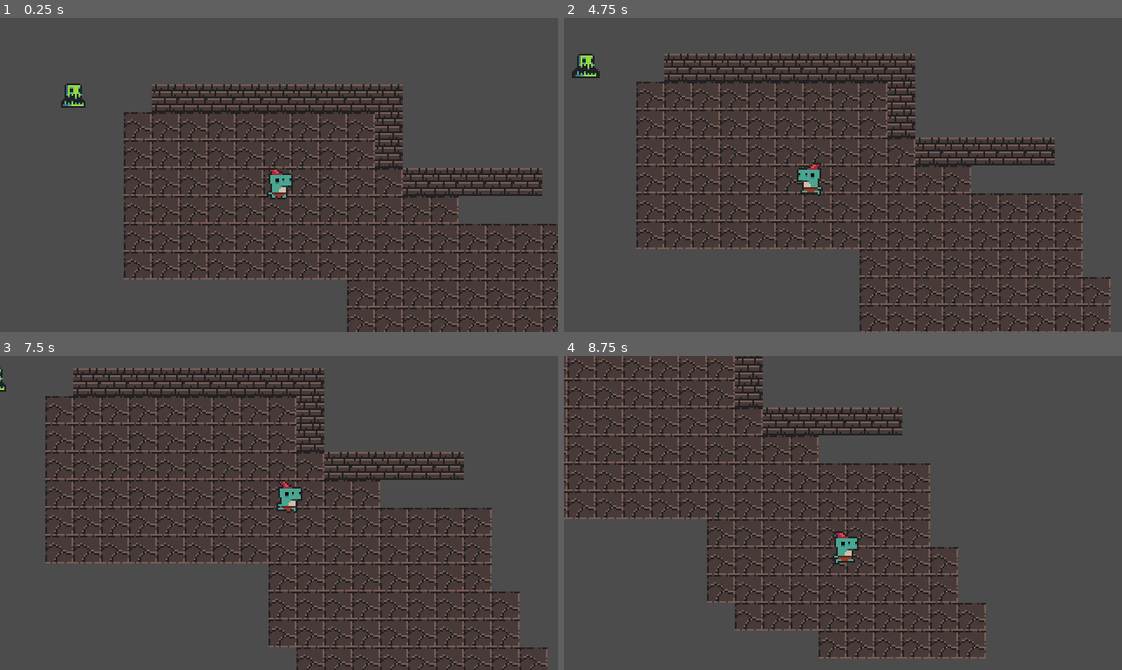
Above: before the commit, frames 1-4 (two rows, left to right).
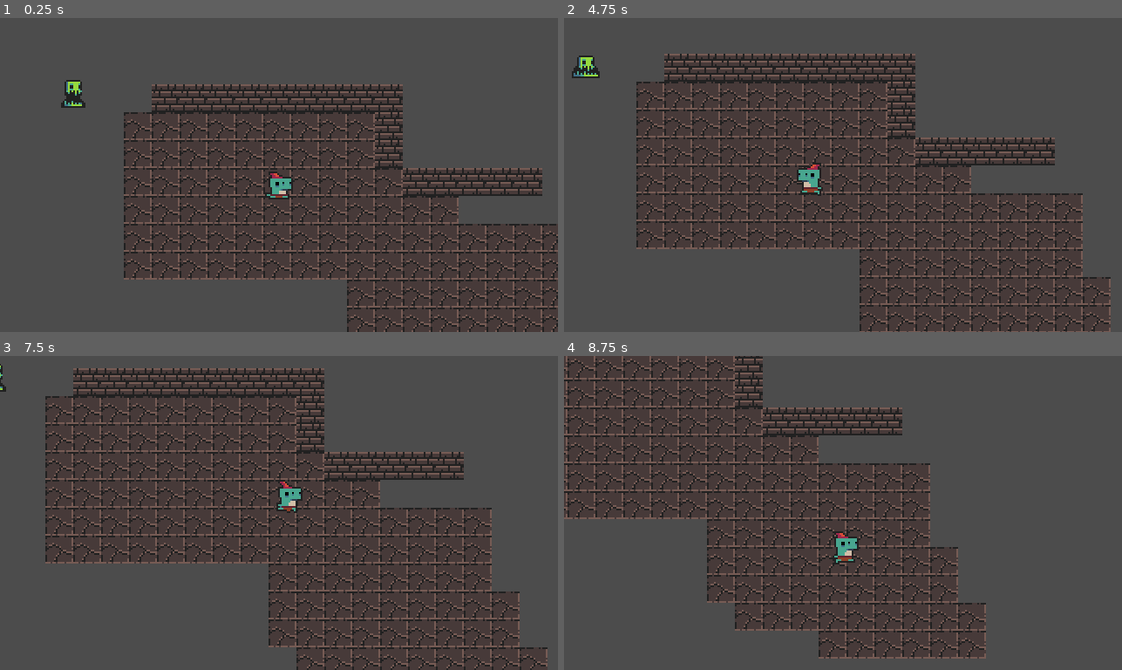
Above: after the commit, the same moments.

Repository: Lynneo002/top-down-food-shooter
Game: Godot game, scene res://Node2D.tscn
Same seed, same stepped clock (60 frames per second), same inputs: the game is played once before the commit and once after it.
Inputs:
- Up to frame 1 (0.25 s): no input
- Up to frame 2 (4.75 s): hold Right (ui_right) 0.53-1.28 s; hold Down (ui_down) 1.28-2.03 s; hold Right (ui_right) 2.03-2.78 s; hold Up (ui_up) 2.78-3.53 s; hold Left (ui_left) from 3.53 s (still down)
- Up to frame 3 (7.5 s): release Left (ui_left) at 5.03 s; hold Down (ui_down) 5.03-5.78 s; hold Right (ui_right) 5.78-6.53 s; hold Up (ui_up) 6.53-7.28 s; hold Right (ui_right) from 7.28 s (still down)
- Up to frame 4 (8.75 s): release Right (ui_right) at 8.03 s; hold Down (ui_down) from 8.03 s (still down)

The runs differ from the first frame. In frame 1, 0.3% of the frame differs, in the area x 10-53%, y 19-58%; in frame 2, less than 0.1%; in frame 3, less than 0.1%; in frame 4, nothing differs.
Error after the commit: Invalid set index 'global_position' (on base: 'null instance') with value of type 'Vector2'. (res://Enemy.gd:22)

Commit message:
update enemy code

Diff:
--- a/Enemy.gd
+++ b/Enemy.gd
@@ -1,19 +1,41 @@
 extends KinematicBody2D
 
-var speed = 30
+# pathfinding
+export(int) var SPEED: int = 40
+var velocity: Vector2 = Vector2.ZERO
+
+var path: Array = [] # contain destination positions
+var levelNavigation: Navigation2D = null
 var player = null
 
+onready var line2d = $Line2D
+
+func _ready():
+	yield(get_tree(),"idle_frame")
+	var tree = get_tree()
+	if tree.has_group("LevelNavigation"):
+		levelNavigation = tree.get_nodes_in_group("LevelNavigation")[0]
+	if tree.has_group("Player"):
+		player = tree.get_nodes_in_group("Player")[0]
+
 func _physics_process(delta):
-	if player != null:
-		var direction_to_move = global_position.direction_to(player.global_position)
-		move_and_slide(direction_to_move * 30)
+	line2d.global_position = Vector2.ZERO
+	if player and levelNavigation:
+		generate_path()
+		navigate()
+	move()
 
+func navigate(): # Define next position
+	if path.size() > 0:
+		velocity = global_position.direction_to(path[1]) * SPEED
+		# If reached destination, remove this point from path array
+		if global_position == path[0]:
+			path.pop_front()
 
-func _on_Area2D_body_entered(body):
-	if body.is_player:
-		player = body
+func generate_path():
+	if levelNavigation != null and player != null:
+		path = levelNavigation.get_simple_path(global_position, player.global_position, false)
+		line2d.points = path
 
-
-func _on_Area2D_body_exited(body):
-	if body == player:
-		player = null
+func move():
+	velocity = move_and_slide(velocity)
--- a/Enemy.tscn
+++ b/Enemy.tscn
@@ -21,14 +21,14 @@
 "name": "idle",
 "speed": 5.0
 }, {
+"frames": [ ExtResource( 6 ), ExtResource( 8 ), ExtResource( 7 ), ExtResource( 9 ) ],
+"loop": true,
+"name": "run",
+"speed": 5.0
+}, {
 "frames": [ ExtResource( 10 ), ExtResource( 11 ), ExtResource( 12 ), ExtResource( 13 ) ],
 "loop": true,
 "name": "enemy run",
-"speed": 5.0
-}, {
-"frames": [ ExtResource( 6 ), ExtResource( 8 ), ExtResource( 7 ), ExtResource( 9 ) ],
-"loop": true,
-"name": "run",
 "speed": 5.0
 } ]
 
@@ -45,7 +45,7 @@
 [node name="AnimatedSprite" type="AnimatedSprite" parent="."]
 frames = SubResource( 1 )
 animation = "enemy run"
-frame = 2
+frame = 1
 playing = true
 
 [node name="CollisionShape2D" type="CollisionShape2D" parent="."]
--- a/KinematicBody2D.tscn
+++ b/KinematicBody2D.tscn
@@ -36,7 +36,7 @@
 [node name="AnimatedSprite" type="AnimatedSprite" parent="."]
 frames = SubResource( 1 )
 animation = "idle"
-frame = 2
+frame = 1
 playing = true
 
 [node name="CollisionShape2D" type="CollisionShape2D" parent="."]
